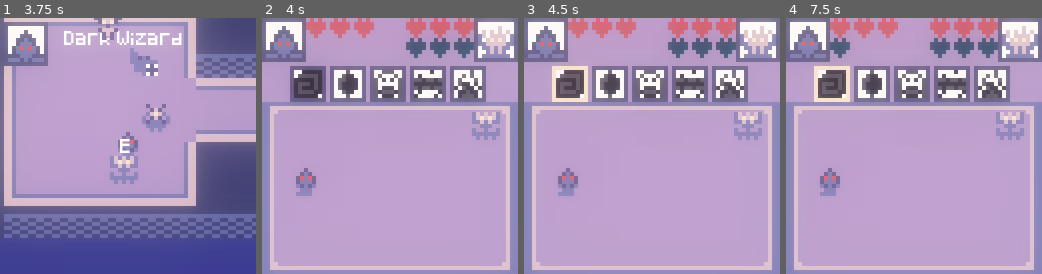
Above: before the commit, frames 1-4 (left to right).
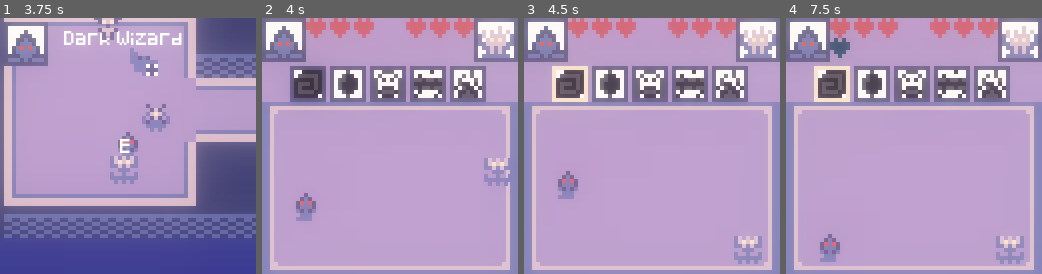
Above: after the commit, the same moments.

Repository: malsawaf48/Dark-Magic-Game-Jam
Game: Godot game, scene res://Worlds/Scenes/World.tscn
Two runs of this game, one before a commit and one after it. Both use one fixed random seed, a clock stepped at 60 frames per second and the inputs below.
Inputs (mouse positions are in pixels of both pictures, inside the frame that each line leads up to):
- Up to frame 1 (3.75 s): click (25, 43) at 0.5 s; tap Enter (ui_accept) at 1.25, 1.52, 2.27 s; hold Right (ui_right) 1.28-2.03 s; hold Down (ui_down) 2.03-2.78 s; hold Right (ui_right) 2.78-3.53 s; hold Up (ui_up) from 3.53 s (still down)
- Up to frame 2 (4 s): keep holding Up (ui_up); tap Enter (ui_accept) at 3.77 s
- Up to frame 3 (4.5 s): release Up (ui_up) at 4.25 s; click (570, 84) at 4.25 s
- Up to frame 4 (7.5 s): hold Left (ui_left) 5.03-6.53 s; tap Enter (ui_accept) at 5.27, 6.02 s; hold Down (ui_down) 6.53-7.28 s; hold Right (ui_right) from 7.28 s (still down)

Frame 1 is identical in both runs. In frame 2, 4.0% of the frame differs, in the area x 13-97%, y 7-80%; in frame 3, 3.3%; in frame 4, 4.2%, in the area x 13-93%, y 7-97%.

Commit message:
First Battle semi complete
Battle against deer is almost done only missing win and lose condition

Diff:
--- /dev/null
+++ b/Character/SpellsScenes/DarkMagic.gd
@@ -0,0 +1,13 @@
+extends Area2D
+
+
+func _physics_process(delta):
+	position.x += 0.6
+
+
+func _on_DarkMagic_area_entered(area):
+	queue_free()
+
+
+func _on_Timer_timeout():
+	queue_free()
--- /dev/null
+++ b/Character/SpellsScenes/DarkMagic.tscn
@@ -0,0 +1,41 @@
+[gd_scene load_steps=4 format=2]
+
+[ext_resource path="res://Character/SpellsScenes/DarkMagic.gd" type="Script" id=1]
+
+[sub_resource type="Gradient" id=1]
+offsets = PoolRealArray( 0, 0.446927, 1 )
+colors = PoolColorArray( 0, 0, 0, 1, 0.203277, 0.222656, 0.202652, 1, 0, 0, 0, 1 )
+
+[sub_resource type="CircleShape2D" id=2]
+radius = 2.0
+
+[node name="DarkMagic" type="Area2D"]
+collision_layer = 16
+collision_mask = 11
+script = ExtResource( 1 )
+
+[node name="CPUParticles2D" type="CPUParticles2D" parent="."]
+amount = 17
+lifetime = 3.6
+preprocess = 2.8
+speed_scale = 1.39
+emission_shape = 1
+emission_sphere_radius = 1.53
+gravity = Vector2( 0, 0 )
+orbit_velocity = 1.39
+orbit_velocity_random = 1.0
+damping = 12.33
+damping_random = 1.0
+color_ramp = SubResource( 1 )
+hue_variation_random = 0.02
+
+[node name="CollisionShape2D" type="CollisionShape2D" parent="."]
+shape = SubResource( 2 )
+
+[node name="Timer" type="Timer" parent="."]
+wait_time = 2.5
+one_shot = true
+autostart = true
+
+[connection signal="area_entered" from="." to="." method="_on_DarkMagic_area_entered"]
+[connection signal="timeout" from="Timer" to="." method="_on_Timer_timeout"]
--- /dev/null
+++ b/Monsters/SpellsScenes/EdarkIce.gd
@@ -0,0 +1,11 @@
+extends Area2D
+
+
+func _physics_process(delta):
+	position.x -= 0.35
+
+func _on_Timer_timeout():
+	queue_free()
+
+func _on_EdarkIce_area_entered(area):
+	queue_free()
--- /dev/null
+++ b/Monsters/SpellsScenes/EdarkIce.tscn
@@ -0,0 +1,47 @@
+[gd_scene load_steps=6 format=2]
+
+[ext_resource path="res://Particles/snow.png" type="Texture" id=1]
+[ext_resource path="res://Particles/Ice.png" type="Texture" id=2]
+[ext_resource path="res://Monsters/SpellsScenes/EdarkIce.gd" type="Script" id=3]
+
+[sub_resource type="Gradient" id=1]
+offsets = PoolRealArray( 0, 0.446927, 1 )
+colors = PoolColorArray( 0, 0, 0, 1, 1, 1, 1, 1, 0, 0, 0, 1 )
+
+[sub_resource type="CircleShape2D" id=2]
+radius = 3.0
+
+[node name="EdarkIce" type="Area2D"]
+collision_layer = 32
+collision_mask = 3
+script = ExtResource( 3 )
+
+[node name="Sprite" type="Sprite" parent="."]
+texture = ExtResource( 2 )
+
+[node name="CPUParticles2D" type="CPUParticles2D" parent="."]
+amount = 6
+lifetime = 1.81
+preprocess = 2.8
+speed_scale = 0.87
+explosiveness = 0.22
+texture = ExtResource( 1 )
+spread = 180.0
+gravity = Vector2( 0, 0 )
+initial_velocity = 15.69
+orbit_velocity = 0.7
+damping = 12.33
+damping_random = 1.0
+color_ramp = SubResource( 1 )
+hue_variation_random = 0.02
+
+[node name="CollisionShape2D" type="CollisionShape2D" parent="."]
+shape = SubResource( 2 )
+
+[node name="Timer" type="Timer" parent="."]
+wait_time = 2.5
+one_shot = true
+autostart = true
+
+[connection signal="area_entered" from="." to="." method="_on_EdarkIce_area_entered"]
+[connection signal="timeout" from="Timer" to="." method="_on_Timer_timeout"]
--- /dev/null
+++ b/Worlds/Global.gd
@@ -0,0 +1,15 @@
+extends Node
+
+var battleMusic = preload("res://Sounds/Music/for_the_black_lord_loop.wav")
+var regularMusic = preload("res://Sounds/Music/dark_heart.wav")
+
+func _ready():
+	playRegular()
+
+func playBattle():
+	$Music.stream = battleMusic
+	$Music.play()
+
+func playRegular():
+	$Music.stream = regularMusic
+	$Music.play()
--- /dev/null
+++ b/Worlds/Global.tscn
@@ -0,0 +1,10 @@
+[gd_scene load_steps=3 format=2]
+
+[ext_resource path="res://Sounds/Music/dark_heart.wav" type="AudioStream" id=1]
+[ext_resource path="res://Worlds/Global.gd" type="Script" id=2]
+
+[node name="Global" type="Node"]
+script = ExtResource( 2 )
+
+[node name="Music" type="AudioStreamPlayer" parent="."]
+stream = ExtResource( 1 )
--- a/Worlds/Scenes/BattleScene.gd
+++ b/Worlds/Scenes/BattleScene.gd
@@ -6,9 +6,19 @@
 onready var mana1Sprite = $Control/PlayerBox/PlayerBox/HandMIcons/HBoxContainer/Mana1
 onready var mana2Sprite = $Control/PlayerBox/PlayerBox/HandMIcons/HBoxContainer/Mana2
 onready var mana3Sprite = $Control/PlayerBox/PlayerBox/HandMIcons/HBoxContainer/Mana3
+onready var heart1Sprite = $Control/PlayerBox/PlayerBox/HandMIcons/Hearts/Heart1
+onready var heart2Sprite = $Control/PlayerBox/PlayerBox/HandMIcons/Hearts/Heart2
+onready var heart3Sprite = $Control/PlayerBox/PlayerBox/HandMIcons/Hearts/Heart3
+onready var Eheart1Sprite = $Control/EnemyBox/HandMIcons/Hearts/EHeart1
+onready var Eheart2Sprite = $Control/EnemyBox/HandMIcons/Hearts/EHeart2
+onready var Eheart3Sprite = $Control/EnemyBox/HandMIcons/Hearts/EHeart3
 
 func _process(delta):
-	if mana == 1:
+	if mana == 0:
+		mana1Sprite.hide()
+		mana2Sprite.hide()
+		mana3Sprite.hide()
+	elif mana == 1:
 		mana1Sprite.show()
 		mana2Sprite.hide()
 		mana3Sprite.hide()
@@ -27,6 +37,7 @@
 	mana = 0
 	get_parent().get_node("Character").maxspeed = 0
 	$Camera2D.current = true
+	Global.playBattle()
 	$PlayerTime.start()
 	if enemychoice == 1:
 		$Enemy/EnemySprite.texture = load("res://Monsters/Sprites/DeerMan.png")
@@ -47,12 +58,13 @@
 
 func deer():
 	$DeerTime.start()
+	$AnimationPlayer.play("Deer")
 func leech():
-	pass
+	$AnimationPlayer.play("Leech")
 func eye():
-	pass
+	$AnimationPlayer.play("Eye")
 func flame():
-	pass
+	$AnimationPlayer.play("Flame")
 
 
 func _on_BattleStarter_start_battle(enemychoice):
@@ -65,9 +77,32 @@
 	setup(enemychoice)
 
 func _on_PlayerTime_timeout():
-	if mana <=3:
+	if mana < 3:
 		mana +=1
-func _on_DeerTime_timeout():
-	eIce()
-func eIce():
-	pass
+
+func _on_Enemy_area_entered(area):
+	$Enemy/EDarkHit.emitting = true
+	ehealth -= 1
+	if ehealth == 2:
+		Eheart1Sprite.show()
+		Eheart2Sprite.show()
+		Eheart3Sprite.hide()
+	elif ehealth == 1:
+		Eheart1Sprite.show()
+		Eheart2Sprite.hide()
+		Eheart3Sprite.hide()
+	elif ehealth == 0:
+		Eheart1Sprite.hide()
+		Eheart2Sprite.hide()
+		Eheart3Sprite.hide()
+func _on_Character_area_entered(area):
+	$Character/DarkHit.emitting = true
+	health -= 1
+	if health == 2:
+		heart1Sprite.show()
+		heart2Sprite.show()
+		heart3Sprite.hide()
+	elif health == 1:
+		heart1Sprite.show()
+		heart2Sprite.hide()
+		heart3Sprite.hide()
--- a/Worlds/Scenes/BattleScene.tscn
+++ b/Worlds/Scenes/BattleScene.tscn
@@ -23,6 +23,8 @@
 [ext_resource path="res://Character/Spells/DarkFireH.png" type="Texture" id=21]
 [ext_resource path="res://Character/Spells/GhostH.png" type="Texture" id=22]
 [ext_resource path="res://Character/Spells/DarkSpell2H.png" type="Texture" id=23]
+[ext_resource path="res://Worlds/Scenes/Character.gd" type="Script" id=24]
+[ext_resource path="res://Worlds/Scenes/Enemy.gd" type="Script" id=25]
 
 [sub_resource type="StyleBoxFlat" id=5]
 bg_color = Color( 0.137255, 0.137255, 0.137255, 1 )
@@ -46,8 +48,12 @@
 [sub_resource type="RectangleShape2D" id=7]
 extents = Vector2( 2, 2.5 )
 
+[sub_resource type="Gradient" id=14]
+offsets = PoolRealArray( 0, 0.446927, 1 )
+colors = PoolColorArray( 0, 0, 0, 1, 0.203277, 0.222656, 0.202652, 1, 0, 0, 0, 1 )
+
 [sub_resource type="RectangleShape2D" id=8]
-extents = Vector2( 2, 3.5 )
+extents = Vector2( 2, 2.5 )
 
 [sub_resource type="Animation" id=9]
 resource_name = "Deer"
@@ -234,6 +240,7 @@
 margin_right = 17.0
 margin_bottom = 5.0
 custom_constants/separation = 1
+alignment = 2
 
 [node name="EHeart1" type="TextureRect" parent="Control/EnemyBox/HandMIcons/Hearts"]
 margin_right = 5.0
@@ -252,27 +259,25 @@
 margin_bottom = 5.0
 texture = ExtResource( 4 )
 
-[node name="HBoxContainer" type="HBoxContainer" parent="Control/EnemyBox/HandMIcons"]
+[node name="Hearts2" type="HBoxContainer" parent="Control/EnemyBox/HandMIcons"]
+visible = false
 margin_top = 5.0
 margin_right = 17.0
 margin_bottom = 10.0
 custom_constants/separation = 1
 
-[node name="EMana1" type="TextureRect" parent="Control/EnemyBox/HandMIcons/HBoxContainer"]
-modulate = Color( 0, 0.670588, 1, 1 )
+[node name="EMana1" type="TextureRect" parent="Control/EnemyBox/HandMIcons/Hearts2"]
 margin_right = 5.0
 margin_bottom = 5.0
 texture = ExtResource( 4 )
 
-[node name="EMana2" type="TextureRect" parent="Control/EnemyBox/HandMIcons/HBoxContainer"]
-modulate = Color( 0, 0.670588, 1, 1 )
+[node name="EMana2" type="TextureRect" parent="Control/EnemyBox/HandMIcons/Hearts2"]
 margin_left = 6.0
 margin_right = 11.0
 margin_bottom = 5.0
 texture = ExtResource( 4 )
 
-[node name="EMana3" type="TextureRect" parent="Control/EnemyBox/HandMIcons/HBoxContainer"]
-modulate = Color( 0, 0.670588, 1, 1 )
+[node name="EMana3" type="TextureRect" parent="Control/EnemyBox/HandMIcons/Hearts2"]
 margin_left = 12.0
 margin_right = 17.0
 margin_bottom = 5.0
@@ -333,6 +338,9 @@
 
 [node name="Character" type="Area2D" parent="."]
 position = Vector2( 11, 41 )
+collision_layer = 2
+collision_mask = 41
+script = ExtResource( 24 )
 __meta__ = {
 "_edit_group_": true
 }
@@ -343,8 +351,25 @@
 [node name="CollisionShape2D" type="CollisionShape2D" parent="Character"]
 shape = SubResource( 7 )
 
+[node name="MagicPoint" type="Node2D" parent="Character"]
+position = Vector2( 5.194, 0 )
+
+[node name="DarkHit" type="CPUParticles2D" parent="Character"]
+emitting = false
+amount = 15
+lifetime = 0.44
+one_shot = true
+speed_scale = 0.96
+explosiveness = 0.62
+direction = Vector2( 0, 0 )
+spread = 180.0
+gravity = Vector2( 0, 0 )
+initial_velocity = 14.69
+color_ramp = SubResource( 14 )
+
 [node name="Enemy" type="Area2D" parent="."]
 position = Vector2( 56, 27 )
+script = ExtResource( 25 )
 __meta__ = {
 "_edit_group_": true
 }
@@ -355,6 +380,22 @@
 [node name="EnemyCollison" type="CollisionShape2D" parent="Enemy"]
 position = Vector2( 0, 0.5 )
 shape = SubResource( 8 )
+
+[node name="EDarkHit" type="CPUParticles2D" parent="Enemy"]
+emitting = false
+amount = 15
+lifetime = 0.44
+one_shot = true
+speed_scale = 0.96
+explosiveness = 0.62
+direction = Vector2( 0, 0 )
+spread = 180.0
+gravity = Vector2( 0, 0 )
+initial_velocity = 14.69
+color_ramp = SubResource( 14 )
+
+[node name="EMagicPoint" type="Node2D" parent="Enemy"]
+position = Vector2( -4.687, 0 )
 
 [node name="Camera2D" type="Camera2D" parent="."]
 position = Vector2( 32, 32 )
@@ -370,7 +411,7 @@
 wait_time = 3.0
 
 [node name="DeerTime" type="Timer" parent="."]
-wait_time = 3.0
+wait_time = 2.4
 
 [node name="LeechTime" type="Timer" parent="."]
 
@@ -378,5 +419,8 @@
 
 [node name="FlameTime" type="Timer" parent="."]
 
+[connection signal="pressed" from="Control/SpellBox/DarkSpell" to="Character" method="_on_DarkSpell_pressed"]
+[connection signal="area_entered" from="Character" to="." method="_on_Character_area_entered"]
+[connection signal="area_entered" from="Enemy" to="." method="_on_Enemy_area_entered"]
 [connection signal="timeout" from="PlayerTime" to="." method="_on_PlayerTime_timeout"]
-[connection signal="timeout" from="DeerTime" to="." method="_on_DeerTime_timeout"]
+[connection signal="timeout" from="DeerTime" to="Enemy" method="_on_DeerTime_timeout"]
--- /dev/null
+++ b/Worlds/Scenes/Character.gd
@@ -0,0 +1,18 @@
+extends Area2D
+
+var darkMagic = preload("res://Character/SpellsScenes/DarkMagic.tscn")
+var speed = 0.35
+func _physics_process(delta):
+	if Input.is_action_pressed("ui_down") and position.y <= 58:
+		position.y += speed
+	elif Input.is_action_pressed("ui_up") and position.y >= 27:
+		position.y -= speed
+
+
+
+func _on_DarkSpell_pressed():
+	if get_parent().mana >= 1:
+		var darkMagicIns = darkMagic.instance()
+		get_parent().get_parent().add_child(darkMagicIns)
+		darkMagicIns.position = $MagicPoint.global_position
+		get_parent().mana -= 1
--- /dev/null
+++ b/Worlds/Scenes/Enemy.gd
@@ -0,0 +1,12 @@
+extends Area2D
+
+var EdarkIce = preload("res://Monsters/SpellsScenes/EdarkIce.tscn")
+
+func _ready():
+	pass # Replace with function body.
+
+
+func _on_DeerTime_timeout():
+	var EdarkIceIns = EdarkIce.instance()
+	get_parent().get_parent().add_child(EdarkIceIns)
+	EdarkIceIns.position = $EMagicPoint.global_position
--- a/project.godot
+++ b/project.godot
@@ -14,6 +14,10 @@
 run/main_scene="res://Worlds/Scenes/World.tscn"
 boot_splash/bg_color=Color( 0.152941, 0.152941, 0.266667, 1 )
 config/icon="res://icon.png"
+
+[autoload]
+
+Global="*res://Worlds/Global.tscn"
 
 [display]
 
@@ -102,6 +106,9 @@
 2d_physics/layer_1="World"
 2d_physics/layer_2="Character"
 2d_physics/layer_3="Interact"
+2d_physics/layer_4="Enemy"
+2d_physics/layer_5="Spell"
+2d_physics/layer_6="Espell"
 
 [physics]
 
Binary file added: Character/Sprites/Mana.png
Not shown, added: Character/Sprites/Mana.png.import
Binary file added: Particles/Ice.png
Not shown, added: Particles/Ice.png.import
Binary file added: Particles/line.png
Not shown, added: Particles/line.png.import
Binary file added: Particles/snow.png
Not shown, added: Particles/snow.png.import
Binary file added: Particles/x.png
Not shown, added: Particles/x.png.import
Not shown, removed: Sounds/Spells/freeze.wav.import
Not shown: 1 places in Worlds/Scenes/BattleScene.tscn that only renumber resources
(and 1 more such lines)
